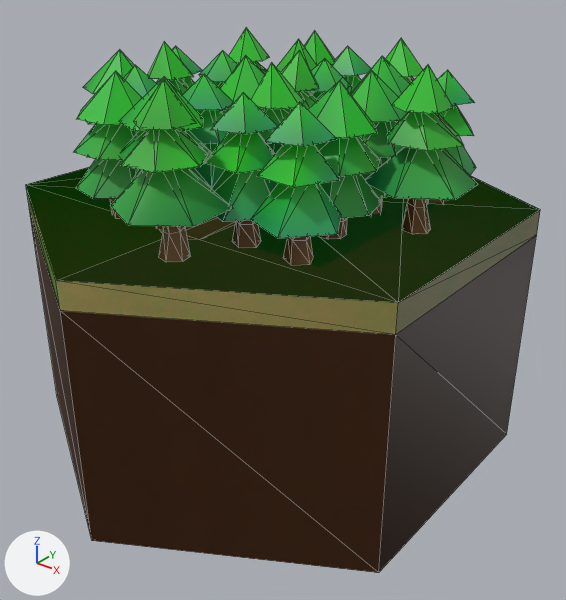
Renders of the glTF model app/public/img/hakoniwa/glb/models.glb from each side of a commit.
The view is the same before and after, from a 50 mm lens placed at (1.84, -2.23, 1.96), pointed at (0.09, -0.04, 0.6). Every picture has the same lights, and +X, +Y and +Z are marked at lower left. Mesh edges are drawn as thin lines. Where no turn or scale is listed for an object, it has been applied to the vertices.
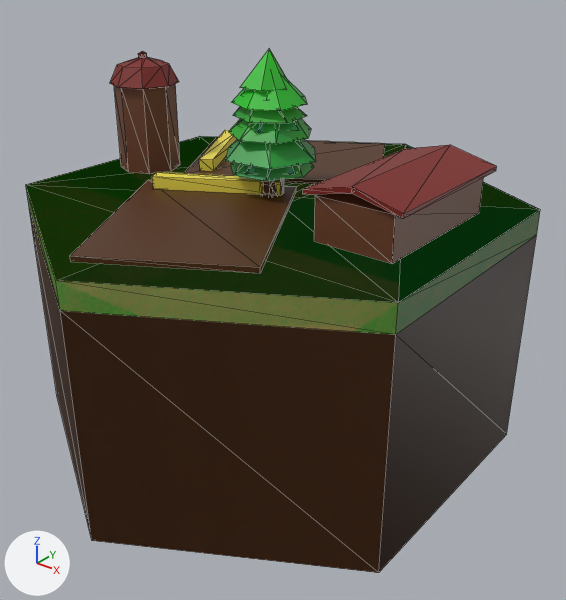
What differs and where, as boxes (x1, y1, x2, y2) in the pictures (566 x 600 px):
'shed', added: after (303, 145, 497, 264)
'farm_field2', added: after (70, 180, 297, 273)
'tree1.006', deleted: before (111, 80, 233, 262)
'tree1.005', deleted: before (365, 65, 478, 234)
'tree2.007', deleted: before (251, 102, 341, 265)
'silo', added: after (110, 51, 180, 174)
'tree2.004', deleted: before (204, 92, 278, 248)
'tree3.003', deleted: before (308, 80, 381, 239)
'tree3.001', deleted: before (74, 71, 142, 218)
'tree1', moved, turned: before (251, 63, 304, 188); after (226, 48, 316, 169)
'tree3', moved, turned: before (220, 55, 265, 114); after (229, 76, 314, 195)
'farm_field1', added: after (185, 137, 385, 184)
'tree3.002', deleted: before (351, 70, 408, 215)
'tree2.001', deleted: before (182, 74, 234, 188)
'wheat2', added: after (152, 172, 282, 195)
'tree2.002', deleted: before (427, 70, 476, 203)
'tree3.005', deleted: before (119, 77, 212, 231)
'tree1.001', deleted: before (148, 41, 193, 95)
'tree1.004', deleted: before (281, 50, 319, 110)
'tree2', moved, turned: before (307, 59, 351, 101); after (236, 99, 299, 174)
'tree2.005', deleted: before (332, 46, 371, 94)
'tree3.006', deleted: before (83, 49, 134, 158)
'tree1.007', deleted: before (229, 27, 269, 74)
'tree1.002', deleted: before (386, 38, 423, 84)
'wheat1', added: after (199, 130, 237, 171)
'tree3.004', deleted: before (351, 56, 410, 123)
'tree2.003', deleted: before (199, 50, 238, 112)
'tree2.006', deleted: before (123, 65, 157, 98)
'tree1.008', deleted: before (304, 30, 335, 65)
'tree1.003', deleted: before (276, 39, 317, 93)
'tree2.008', deleted: before (172, 46, 203, 88)

Edits to the bpy script that builds the scene:
```text
Change ob_tree1:
    ob_tree1.location: (0.19, -0.226, 1.1) -> (0.0, 0.0, 1.1)
    ob_tree1.rotation_euler: (0.0, 0.0, 0.0) -> (0.0, 0.0, -2.042)  # degrees (0, 0, 0) -> degrees (0, 0, -117)
Change ob_tree2:
    ob_tree2.location: (0.071, 0.228, 1.054) -> (0.0, 0.0, 1.05)
    ob_tree2.rotation_euler: (0.0, 0.0, 0.0) -> (0.0, 0.0, 1.85)  # degrees (0, 0, 0) -> degrees (0, 0, 106)
Change ob_tree3:
    ob_tree3.rotation_euler: (0.0, 0.0, -0.685) -> (0.0, 0.0, 0.0)  # degrees (0, 0, -39) -> degrees (0, 0, 0)
    ob_tree3.location: (-0.133, 0.038, 1.05) -> (0.0, 0.0, 1.05)
Remove ob_tree1_001:
    ob_tree1_001 = bpy.data.objects.new('tree1.001', me_cylinder_018)
Remove ob_tree2_001:
    ob_tree2_001 = bpy.data.objects.new('tree2.001', me_cylinder_017)
Remove ob_tree3_001:
    ob_tree3_001 = bpy.data.objects.new('tree3.001', me_cylinder_016)
Remove ob_tree1_002:
    ob_tree1_002 = bpy.data.objects.new('tree1.002', me_cylinder_019)
Remove ob_tree3_002:
    ob_tree3_002 = bpy.data.objects.new('tree3.002', me_cylinder_020)
Remove ob_tree2_002:
    ob_tree2_002 = bpy.data.objects.new('tree2.002', me_cylinder_021)
Remove ob_tree1_003:
    ob_tree1_003 = bpy.data.objects.new('tree1.003', me_cylinder_022)
Remove ob_tree2_003:
    ob_tree2_003 = bpy.data.objects.new('tree2.003', me_cylinder_023)
Remove ob_tree1_004:
    ob_tree1_004 = bpy.data.objects.new('tree1.004', me_cylinder_024)
Remove ob_tree2_004:
    ob_tree2_004 = bpy.data.objects.new('tree2.004', me_cylinder_025)
Remove ob_tree3_003:
    ob_tree3_003 = bpy.data.objects.new('tree3.003', me_cylinder_026)
Remove ob_tree1_005:
    ob_tree1_005 = bpy.data.objects.new('tree1.005', me_cylinder_027)
Remove ob_tree2_005:
    ob_tree2_005 = bpy.data.objects.new('tree2.005', me_cylinder_028)
Remove ob_tree3_004:
    ob_tree3_004 = bpy.data.objects.new('tree3.004', me_cylinder_029)
Remove ob_tree1_006:
    ob_tree1_006 = bpy.data.objects.new('tree1.006', me_cylinder_030)
Remove ob_tree3_005:
    ob_tree3_005 = bpy.data.objects.new('tree3.005', me_cylinder_031)
Remove ob_tree2_006:
    ob_tree2_006 = bpy.data.objects.new('tree2.006', me_cylinder_032)
Remove ob_tree1_007:
    ob_tree1_007 = bpy.data.objects.new('tree1.007', me_cylinder_033)
Remove ob_tree2_007:
    ob_tree2_007 = bpy.data.objects.new('tree2.007', me_cylinder_034)
Remove ob_tree2_008:
    ob_tree2_008 = bpy.data.objects.new('tree2.008', me_cylinder_035)
Remove ob_tree1_008:
    ob_tree1_008 = bpy.data.objects.new('tree1.008', me_cylinder_036)
Remove ob_tree3_006:
    ob_tree3_006 = bpy.data.objects.new('tree3.006', me_cylinder_037)
Add ob_shed:
    ob_shed = bpy.data.objects.new('shed', me_立方体_005)  # 20 vertices, 36 faces; spans x -0.186..0.186, y -0.317..0.317, z -0.08..0.142
    ob_shed.location = (0.558, 0.027, 1.08)
Add ob_silo:
    ob_silo = bpy.data.objects.new('silo', me_円柱)  # 49 vertices, 94 faces; spans x -0.142..0.142, y -0.142..0.142, z -0.175..0.3
    ob_silo.location = (-0.659, -0.014, 1.18)
Add ob_wheat2:
    ob_wheat2 = bpy.data.objects.new('wheat2', me_立方体_003)  # 8 vertices, 12 faces; spans x -0.233..0.23, y -0.147..0.155, z -0.025..0.025
    ob_wheat2.location = (-0.174, -0.115, 1.045)
Add ob_farm_field2:
    ob_farm_field2 = bpy.data.objects.new('farm_field2', me_立方体_002)  # 8 vertices, 12 faces; spans x -0.534..0.385, y -0.866..0.127, z 1.0..1.02
    ob_farm_field2.location = (0.051, -0.017, 0.0)
Add ob_wheat1:
    ob_wheat1 = bpy.data.objects.new('wheat1', me_立方体_001)  # 8 vertices, 12 faces; spans x -0.155..0.147, y -0.233..0.23, z -0.025..0.025
    ob_wheat1.location = (-0.504, 0.263, 1.045)
Add ob_farm_field1:
    ob_farm_field1 = bpy.data.objects.new('farm_field1', me_立方体)  # 8 vertices, 12 faces; spans x -0.733..0.259, y -0.038..0.881, z 1.0..1.02
    ob_farm_field1.location = (0.0, 0.0, 0.0)
```
